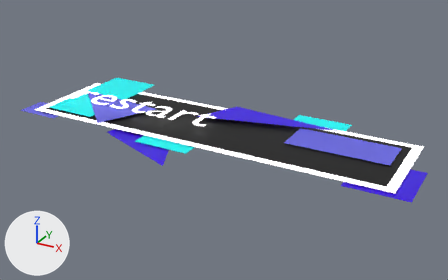
A saved change to the Blender file Projet-NSI/Assets/Blender/gui/restart.blend.
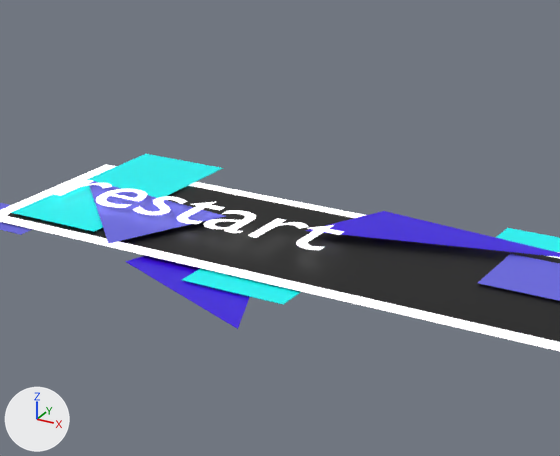
Old and new are each drawn whole from a 50 mm camera at (2.47, -4.33, 2.06) aimed at (0.12, -0.06, -0.08) and again close up on the part from 10% to 73% of the width and 0% to 82% of the height. The axes (+X, +Y, +Z) are drawn at lower left. The lights are the same throughout. Text is drawn in Blender's own font.

Script lines for the objects in view, before the commit:
```python
me_cube_003 = bpy.data.meshes.new('Cube.003')
me_cube_003.from_pydata([(0.0, -1.0, -1.0), (0.0, -1.0, 1.0), (-1.0, 1.0, -1.0), (-1.0, 1.0, 1.0), (1.0, 1.0, -1.0), (1.0, 1.0, 1.0)], [], [(0, 1, 3, 2), (2, 3, 5, 4), (4, 5, 1, 0), (2, 4, 0), (5, 3, 1)])
me_cube_003.materials.append(mat_bleu_foncé)  # purple #3a00e7
me_cube_012 = bpy.data.meshes.new('Cube.012')
me_cube_012.from_pydata(...)  # a box spanning x -1.0..1.0, y -1.0..1.0, z -1.0..1.0
me_cube_012.materials.append(mat_bleu_pale)  # blue #6a69e7
txt_texte = bpy.data.curves.new('Texte', 'FONT')
txt_texte.body = 'restart'
txt_texte.materials.append(mat_texte)  # white #e7e7e7
ob_cube_003 = bpy.data.objects.new('Cube.003', me_cube_003)
ob_cube_003.location = (-0.516, -0.388, -0.02)
ob_cube_003.rotation_euler = (0.0, 0.0, -1.142)  # degrees (0, 0, -65)
ob_cube_003.scale = (0.618, 0.296, 0.001)
ob_cube_004 = bpy.data.objects.new('Cube.004', me_cube_012)
ob_cube_004.location = (1.101, 0.128, 0.01)
ob_cube_004.scale = (0.435, -0.177, 0.001)
ob_texte = bpy.data.objects.new('Texte', txt_texte)
ob_texte.location = (-1.547, -0.15, 0.05)
ob_texte.scale = (0.553, 0.553, 0.553)
# also in view: 'Cube.002' at (0.77, 0.38, -0.01); 'Cube.001' at (-0.19, -0.32, -0.01); 'Cube' at (0.0, 0.0, 0.0); 'Cube.008' at (-1.11, -0.15, 0.02); 'Cube.005' at (0.38, 0.26, 0.03)
```
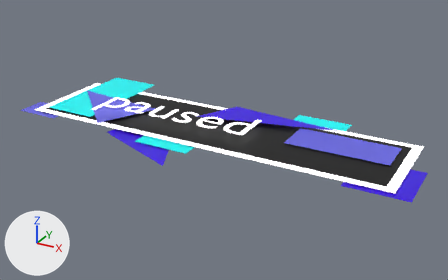
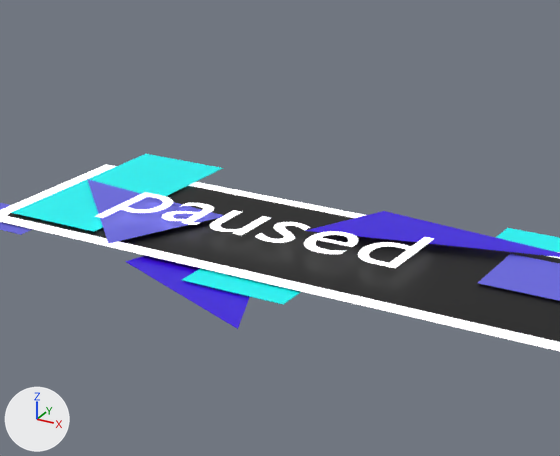
The edits, one by one:
In text 'Texte' (txt_texte), body goes from 'restart' to 'paused'.
Object 'Texte' (ob_texte) moves from (-1.547, -0.15, 0.05) to (-1.171, -0.159, 0.05).

Boxes [x1, y1, x2, y2] around the edits, measured in the close-ups (560 x 456 px):
'Texte', text changed, moved
    before: [54, 179, 343, 250]
    after: [95, 192, 434, 268]
